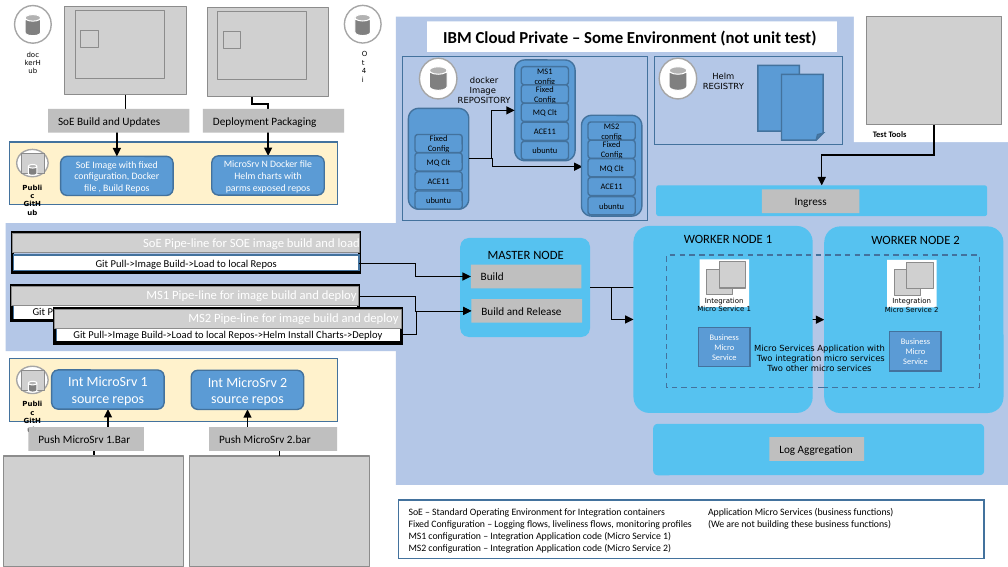
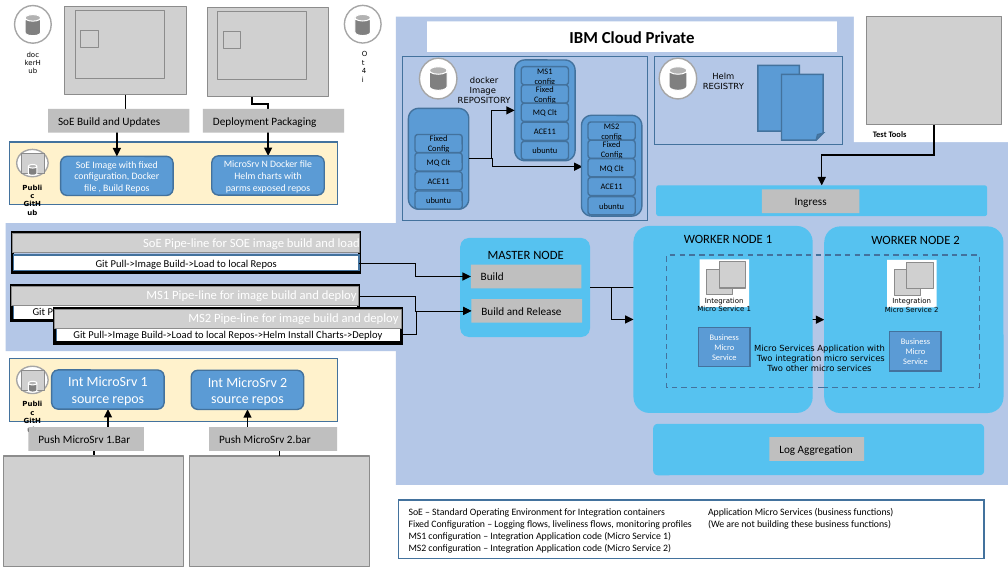
Before and after one commit to DAVEXACOM/ACEonICPIntSupportingMaterial, a slide deck: slide 1 of documentation/ACEonICPIntMicroServicesDiag.pptx. Drawn at 1008x567 pixels with LibreOffice and Linux fonts; fonts in the diff are those of the drawing; grey boxes stand for pictures. Boxes give left, top, right and bottom in pixels: in the first picture for what was removed or moved away, otherwise in the second. Text is boxed around its words. In the diff, an @@ line names an element or a change of style, - is before the commit and + after.

```diff
--- a/documentation/ACEonICPIntMicroServicesDiag.pptx
+++ b/documentation/ACEonICPIntMicroServicesDiag.pptx
@@ text in rectangle at [569,31,695,43]: text changed @@
-IBM Cloud Private – Some Environment (not unit test)
+IBM Cloud Private
```
Also in this commit, not shown: 3 slides added, 3 other files.
